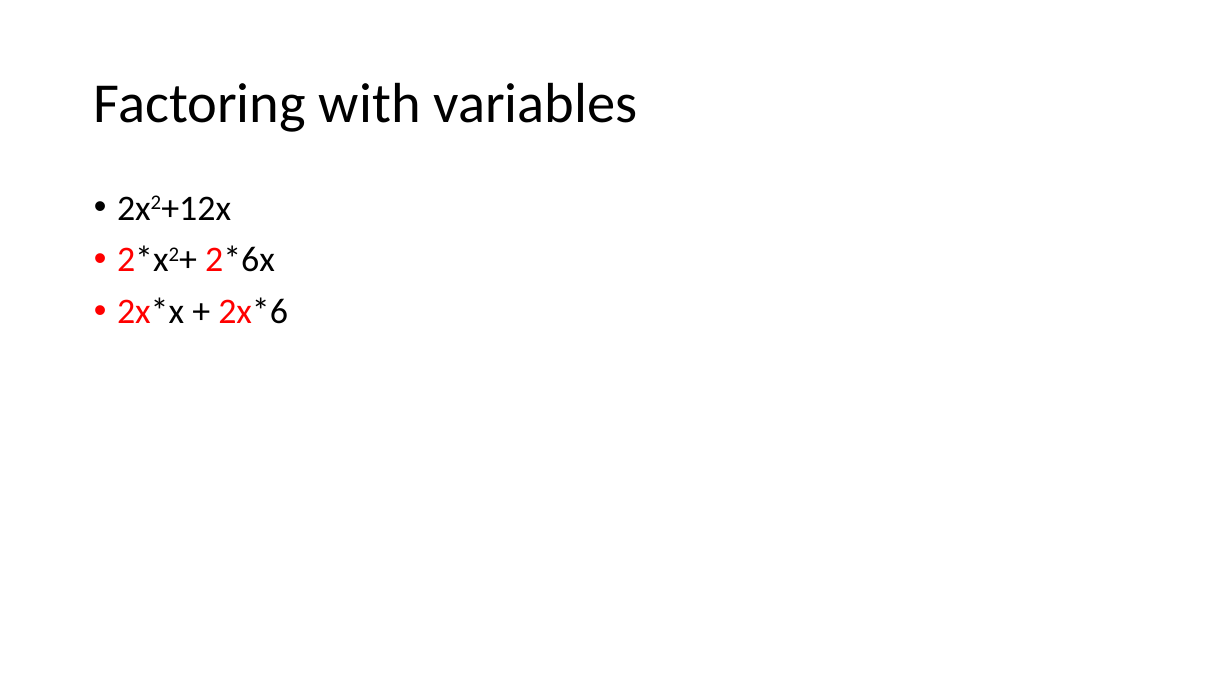
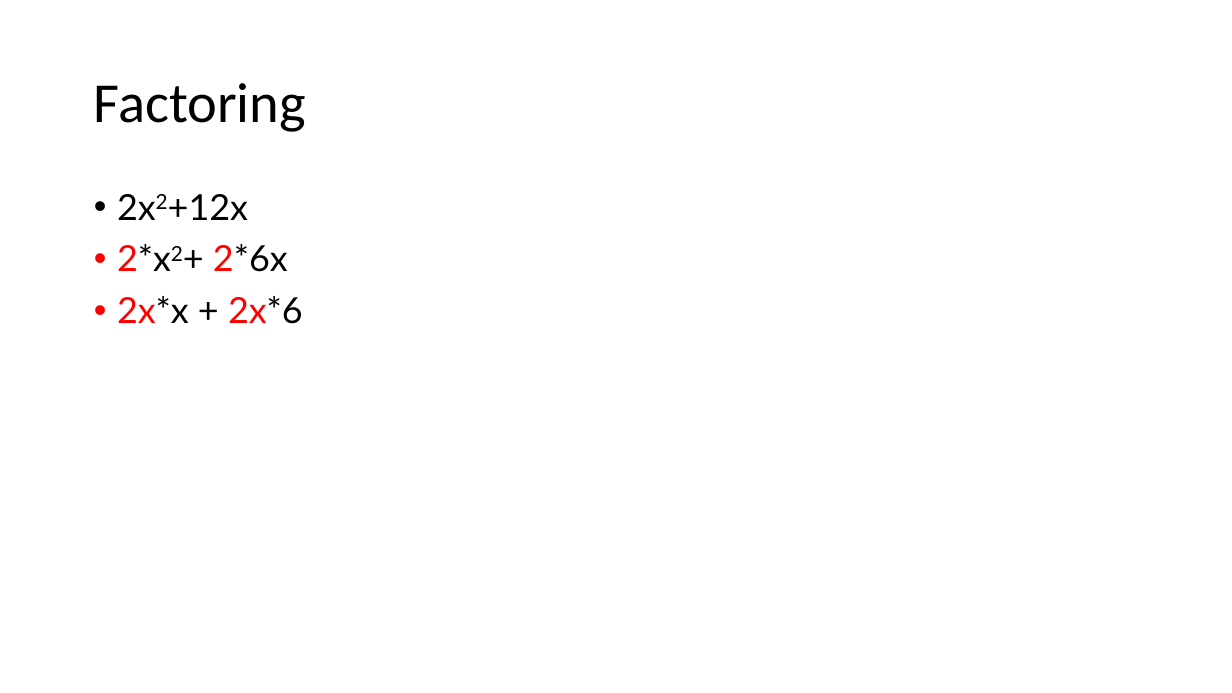
Before and after one commit to millerdoug/notes, a slide deck: slide 7 of MiniLesson.pptx (slide 8 before the commit). Drawn at 1232x693 pixels with LibreOffice and Linux fonts; fonts in the diff are those of the drawing. Boxes give left, top, right and bottom in pixels: in the first picture for what was removed or moved away, otherwise in the second. Text is boxed around its words. In the diff, an @@ line names an element or a change of style, - is before the commit and + after.

```diff
--- a/MiniLesson.pptx
+++ b/MiniLesson.pptx
@@ title at <box>94,83,306,132</box>: text changed @@
-Factoring with variables
+Factoring
@@ text "2x2+12x" at <box>117,194,303,324</box>: font Calibri to Lato @@
```
Also in this commit, not shown: 3 other slides changed, 6 slides added, 3 slides removed, 1 other file.
